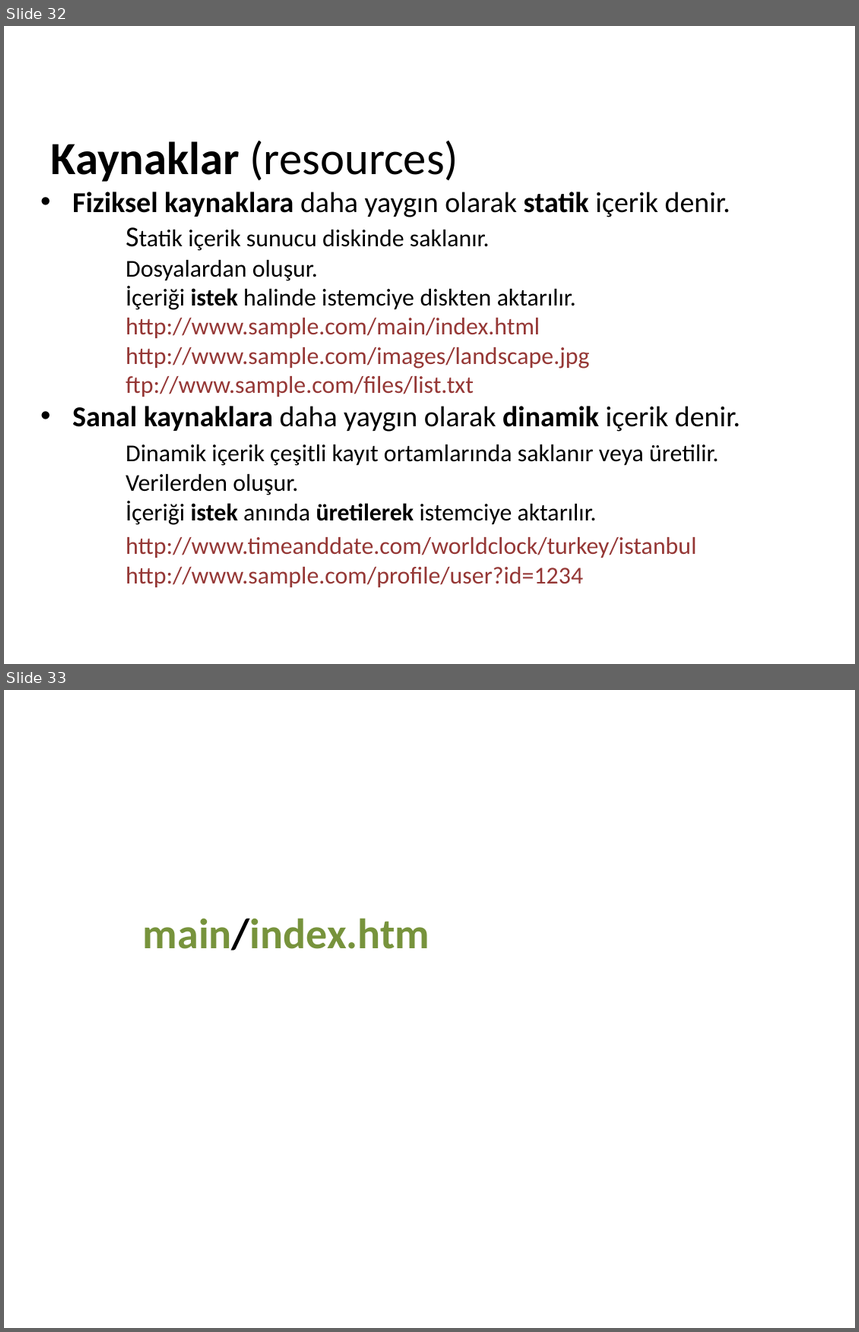
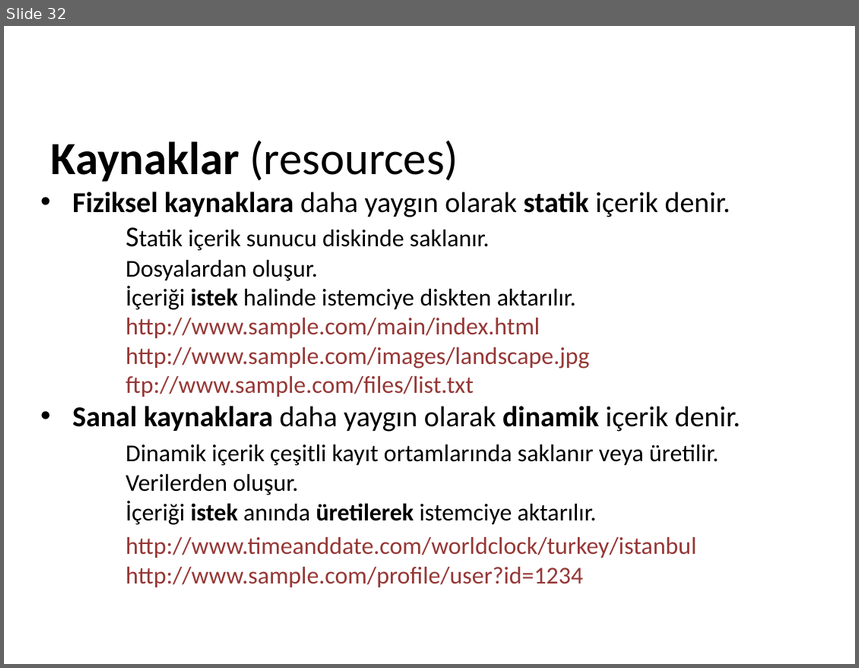
Before and after one commit to cemmerven/attrac, a slide deck: AttendanceTracker/Web Adresi.pptx. Shown one above the other, each under a label of ours: slides 32 and 33 before the commit, slide 32 after it. The pictures are 859x1332 and 859x668 pixels, drawn with LibreOffice and Linux fonts; fonts in the diff are those of the drawing. Boxes give left, top, right and bottom in pixels: in the first picture for what was removed or moved away, otherwise in the second. Text is boxed around its words. In the diff, an @@ line names an element or a change of style, - is before the commit and + after.

```diff
--- a/AttendanceTracker/Web Adresi.pptx
+++ b/AttendanceTracker/Web Adresi.pptx
@@ slide 33 removed at <box>4,690,855,1328</box>, background #FFFFFF @@
@@ text removed at <box>143,918,430,951</box> @@
-main/index.htm
```
Also in this commit, not shown: 5 slides changed, 5 other files.
